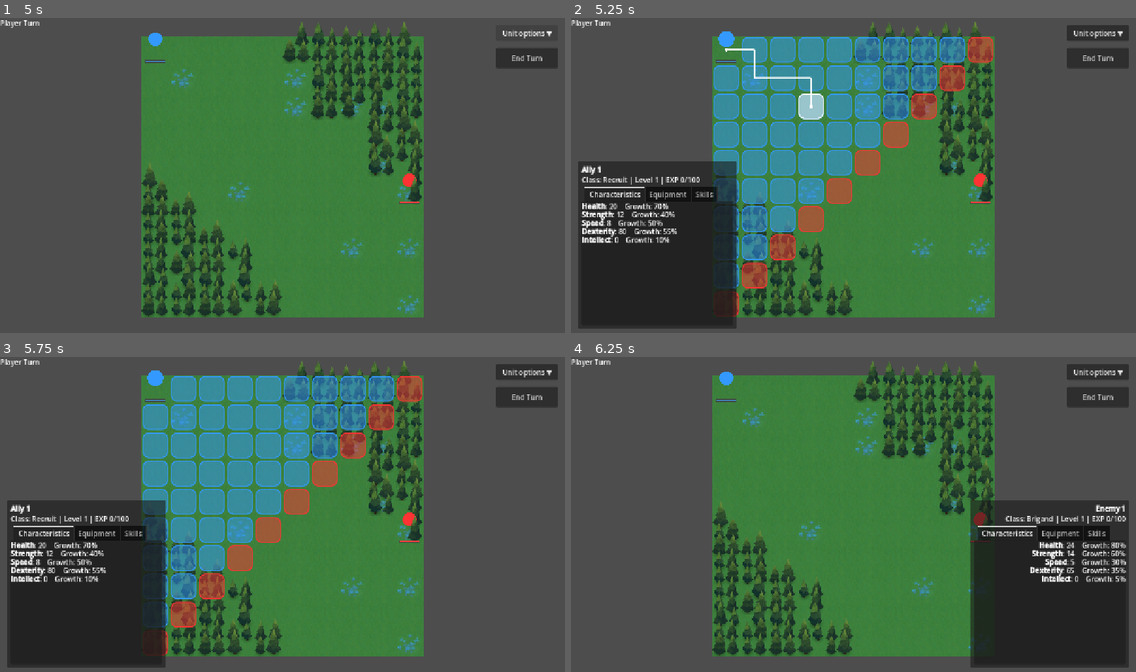
Above: before the commit, frames 1-4 (two rows, left to right).
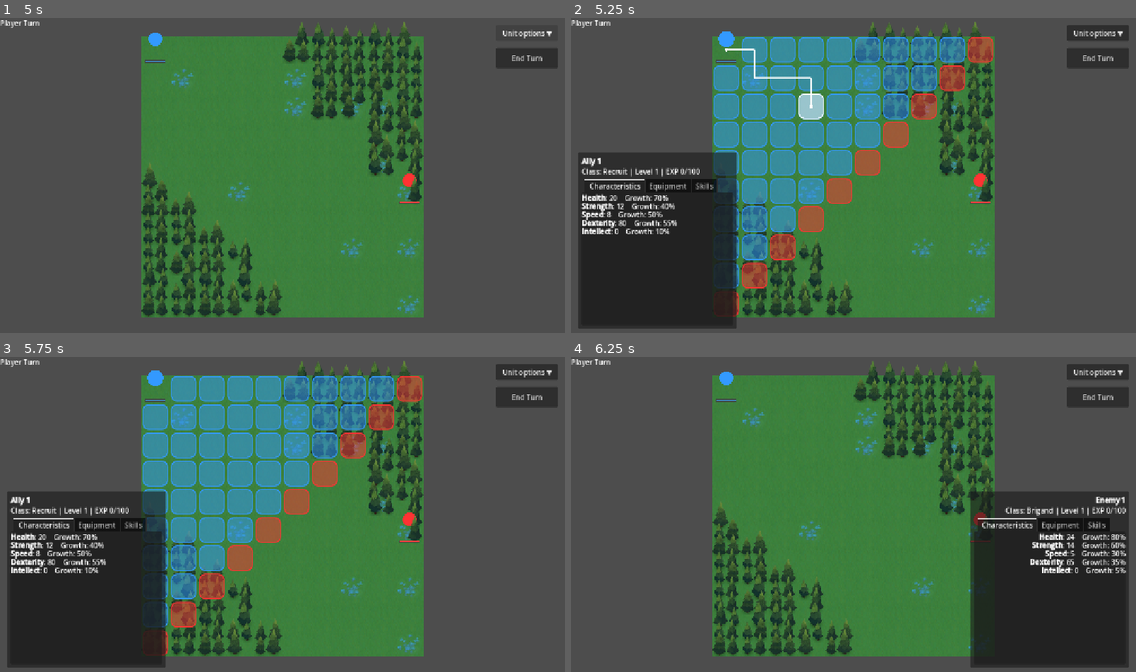
Above: after the commit, the same moments.

Repository: Baptisteberard/srpg
Game: Godot game, scene res://main.tscn
The game is run twice, just before and just after one commit, with the same random seed, the same clock (stepped at 60 frames per second) and the same inputs.
Inputs (mouse positions are in pixels of both pictures, inside the frame that each line leads up to):
- Up to frame 1 (5 s): click "Map 1" at 0.5 s; click "End Turn" at 1.25 s; click "End Turn" at 2 s; click "End Turn" at 2.75 s; click "Unit options ▼" at 3.5 s; click "Unit options ▲" at 4.25 s
- Up to frame 2 (5.25 s): drag from (729, 49) to (977, 191) at 5.02 s
- Up to frame 3 (5.75 s): no input
- Up to frame 4 (6.25 s): drag from (977, 530) to (729, 388) at 5.77 s

Frame 1 is identical in both runs. In frame 2, 3.3% of the frame differs, in the area x 1-30%, y 42-72%; in frame 3, 3.3%; in frame 4, 3.0%.

Commit message:
feat: add terrain evasion criticals and healing

Diff:
--- a/battle/battle_runtime.gd
+++ b/battle/battle_runtime.gd
@@ -3,6 +3,7 @@
 
 const UnitDefinitionScript = preload("res://units/unit_definition.gd")
 const EquipmentCatalogScript = preload("res://equipment/equipment_catalog.gd")
+const SkillCatalogScript = preload("res://skills/skill_catalog.gd")
 
 @export var player_unit_count: int = 1
 @export var enemy_unit_count: int = 1
@@ -85,6 +86,7 @@
 		0:
 			definition.equipped_weapon = EquipmentCatalogScript.BASIC_SWORD
 			definition.equipped_armor = EquipmentCatalogScript.MAIL_HAUBERK
+			definition.active_skills = [SkillCatalogScript.HEAL]
 		1:
 			definition.equipped_weapon = EquipmentCatalogScript.LONGBOW
 			definition.equipped_armor = EquipmentCatalogScript.BRIGANDINE
--- a/battle/combat_resolver.gd
+++ b/battle/combat_resolver.gd
@@ -14,6 +14,8 @@
 		"attacker_strikes_first": true,
 		"attacker_hp_after": 0,
 		"defender_hp_after": 0,
+		"attacker_hit": 0,
+		"attacker_crit": 0,
 	}
 	if attacker == null or defender == null:
 		return result
@@ -27,6 +29,8 @@
 	var defender_can: bool = _can_attack_from_cell(defender, defender.cell, attacker_cell)
 	result["can_attack"] = attacker_can
 	result["defender_can_counter"] = defender_can
+	result["attacker_hit"] = attacker.get_hit_chance_against(defender)
+	result["attacker_crit"] = attacker.get_critical_chance_against(defender)
 	if not attacker_can:
 		return result
 
@@ -90,9 +94,12 @@
 	if not is_instance_valid(attacker) or not is_instance_valid(defender):
 		return
 
-	var random_roll: int = rng.randi_range(1, 100) if rng != null else 1
-	if random_roll <= attacker.get_hit_chance_against(defender):
-		defender.take_damage(attacker.get_physical_damage_against(defender))
+	var hit_roll: int = rng.randi_range(1, 100) if rng != null else 1
+	if hit_roll <= attacker.get_hit_chance_against(defender):
+		var critical_roll: int = rng.randi_range(1, 100) if rng != null else 100
+		var is_critical := critical_roll <= attacker.get_critical_chance_against(defender)
+		var damage: int = attacker.get_physical_damage_against(defender, is_critical)
+		defender.take_damage(damage)
 		if not defender.is_alive():
 			unit_defeated.emit(defender, attacker)
 	combat_state_changed.emit()
--- a/board.gd
+++ b/board.gd
@@ -1,6 +1,8 @@
 # Board.gd (TileMapLayer version)
 extends TileMapLayer
 class_name Board
+
+const FOREST_AVOID: int = 20
 
 signal cell_clicked(cell: Vector2i)
 
@@ -40,6 +42,30 @@
 		return true
 	return bool(td.get_custom_data("blocked"))
 
+func is_forest(cell: Vector2i) -> bool:
+	if _cell_uses_tree_atlas(self, cell):
+		return true
+	var map_root := get_parent()
+	if map_root == null:
+		return false
+	for candidate in map_root.find_children("*", "TileMapLayer", true, false):
+		var layer := candidate as TileMapLayer
+		if layer != null and layer != self and _cell_uses_tree_atlas(layer, cell):
+			return true
+	return false
+
+func _cell_uses_tree_atlas(layer: TileMapLayer, cell: Vector2i) -> bool:
+	var source_id: int = layer.get_cell_source_id(cell)
+	if source_id < 0 or layer.tile_set == null or not layer.tile_set.has_source(source_id):
+		return false
+	var atlas := layer.tile_set.get_source(source_id) as TileSetAtlasSource
+	if atlas == null or atlas.texture == null:
+		return false
+	return atlas.texture.resource_path.get_file().to_lower().contains("tree")
+
+func get_terrain_avoid(cell: Vector2i) -> int:
+	return FOREST_AVOID if is_forest(cell) else 0
+
 func _unhandled_input(event: InputEvent) -> void:
 	if event is InputEventMouseButton \
 	and event.button_index == MOUSE_BUTTON_LEFT \
--- a/equipment/weapon_definition.gd
+++ b/equipment/weapon_definition.gd
@@ -6,6 +6,9 @@
 @export_multiline var description: String = ""
 @export_range(0, 99, 1) var damage: int = 0
 @export_range(0, 99, 1) var weight: int = 0
+@export_range(0, 100, 1) var base_hit: int = 90
+@export_range(0, 100, 1) var base_crit: int = 5
+@export_range(0, 99, 1) var healing_bonus: int = 0
 @export_range(1, 10, 1) var minimum_range: int = 1
 @export_range(1, 10, 1) var maximum_range: int = 1
 
--- a/equipment/weapons/basic_axe.tres
+++ b/equipment/weapons/basic_axe.tres
@@ -9,5 +9,7 @@
 description = "A practical single-handed battle axe."
 damage = 7
 weight = 7
+base_hit = 75
+base_crit = 0
 minimum_range = 1
 maximum_range = 1
--- a/equipment/weapons/basic_spear.tres
+++ b/equipment/weapons/basic_spear.tres
@@ -9,5 +9,7 @@
 description = "A common thrusting spear with useful reach."
 damage = 6
 weight = 5
+base_hit = 85
+base_crit = 5
 minimum_range = 1
 maximum_range = 2
--- a/equipment/weapons/basic_sword.tres
+++ b/equipment/weapons/basic_sword.tres
@@ -9,5 +9,7 @@
 description = "A simple one-handed arming sword."
 damage = 5
 weight = 4
+base_hit = 90
+base_crit = 5
 minimum_range = 1
 maximum_range = 1
--- a/equipment/weapons/dagger.tres
+++ b/equipment/weapons/dagger.tres
@@ -9,5 +9,7 @@
 description = "A light close-combat blade."
 damage = 3
 weight = 1
+base_hit = 95
+base_crit = 10
 minimum_range = 1
 maximum_range = 1
--- a/equipment/weapons/longbow.tres
+++ b/equipment/weapons/longbow.tres
@@ -9,5 +9,7 @@
 description = "A powerful bow intended for ranged attacks."
 damage = 5
 weight = 4
+base_hit = 85
+base_crit = 5
 minimum_range = 2
 maximum_range = 3
--- a/equipment/weapons/mace.tres
+++ b/equipment/weapons/mace.tres
@@ -9,5 +9,7 @@
 description = "A compact metal-headed striking weapon."
 damage = 6
 weight = 6
+base_hit = 80
+base_crit = 0
 minimum_range = 1
 maximum_range = 1
--- a/equipment/weapons/war_hammer.tres
+++ b/equipment/weapons/war_hammer.tres
@@ -9,5 +9,7 @@
 description = "A military hammer designed for concentrated impact."
 damage = 8
 weight = 8
+base_hit = 70
+base_crit = 0
 minimum_range = 1
 maximum_range = 1
--- /dev/null
+++ b/skills/heal.tres
@@ -0,0 +1,13 @@
+[gd_resource type="Resource" script_class="SkillDefinition" load_steps=2 format=3]
+
+[ext_resource type="Script" path="res://skills/skill_definition.gd" id="1_skill"]
+
+[resource]
+script = ExtResource("1_skill")
+display_name = "Heal"
+description = "Restore the user's own HP. Cannot miss or critically heal."
+effect_type = 0
+target_type = 0
+healing_power = 5
+cannot_miss = true
+cannot_crit = true
--- /dev/null
+++ b/skills/skill_catalog.gd
@@ -0,0 +1,4 @@
+extends RefCounted
+class_name SkillCatalog
+
+const HEAL: SkillDefinition = preload("res://skills/heal.tres")
--- /dev/null
+++ b/skills/skill_definition.gd
@@ -0,0 +1,16 @@
+extends Resource
+class_name SkillDefinition
+
+enum EffectType { HEAL }
+enum TargetType { SELF }
+
+@export var display_name: String = "Skill"
+@export_multiline var description: String = ""
+@export var effect_type: EffectType = EffectType.HEAL
+@export var target_type: TargetType = TargetType.SELF
+@export_range(0, 99, 1) var healing_power: int = 0
+@export var cannot_miss: bool = true
+@export var cannot_crit: bool = true
+
+func is_healing_skill() -> bool:
+	return effect_type == EffectType.HEAL
--- a/tests/run_tests.gd
+++ b/tests/run_tests.gd
@@ -51,6 +51,7 @@
 	var characteristics_label := battle.find_child("CharacteristicsLabel", true, false) as RichTextLabel
 	var equipment_label := battle.find_child("EquipmentLabel", true, false) as RichTextLabel
 	var skills_label := battle.find_child("SkillsLabel", true, false) as RichTextLabel
+	var skill_action_button := battle.find_child("SkillActionButton", true, false) as Button
 	var progression_panel := battle.find_child("ProgressionPanel", true, false) as PanelContainer
 	var progression_label := battle.find_child("ProgressionLabel", true, false) as RichTextLabel
 	var settings_toggle := battle.find_child("UnitVisualSettingsToggle", true, false) as Button
@@ -117,6 +118,59 @@
 			and equipment_label.text.contains(focused_unit.equipped_armor.display_name) \
 			and not skills_label.text.is_empty()
 	_expect(unit_tabs_work, "%s shows one unit window with three information tabs" % scene_path)
+	if scene_path == "res://game.tscn" and manager != null and board != null:
+		var forest_cell := Vector2i(9999, 9999)
+		var open_cell := Vector2i(9999, 9999)
+		for board_cell in board.get_used_cells():
+			if board.is_forest(board_cell) and forest_cell.x == 9999:
+				forest_cell = board_cell
+			elif not board.is_forest(board_cell) and open_cell.x == 9999:
+				open_cell = board_cell
+		var terrain_unit: Unit = manager.player_units[0]
+		var original_cell := terrain_unit.cell
+		terrain_unit.cell = open_cell
+		var open_evasion := terrain_unit.get_evasion()
+		terrain_unit.cell = forest_cell
+		var forest_evasion := terrain_unit.get_evasion()
+		terrain_unit.cell = original_cell
+		var terrain_attacker := Unit.new()
+		var terrain_defender := Unit.new()
+		terrain_attacker.set_stats(20, 5, 5, 10, 0, 0)
+		terrain_attacker.equip_weapon(EquipmentCatalog.BASIC_AXE)
+		terrain_defender.set_stats(20, 5, 5, 0, 0, 0)
+		terrain_defender.combat_board = board
+		terrain_defender.cell = open_cell
+		var open_hit := terrain_attacker.get_hit_chance_against(terrain_defender)
+		terrain_defender.cell = forest_cell
+		var forest_hit := terrain_attacker.get_hit_chance_against(terrain_defender)
+		_expect(
+			forest_cell.x != 9999 and open_cell.x != 9999 \
+				and board.get_terrain_avoid(forest_cell) == Board.FOREST_AVOID \
+				and forest_evasion == open_evasion + Board.FOREST_AVOID \
+				and forest_hit == open_hit - Board.FOREST_AVOID,
+			"Map 1 forest tiles grant +%d Evasion" % Board.FOREST_AVOID
+		)
+		terrain_attacker.free()
+		terrain_defender.free()
+
+	var self_heal_works := false
+	if manager != null and hud != null and unit_info_tabs != null and skill_action_button != null \
+	and not manager.player_units.is_empty():
+		var healer: Unit = manager.player_units[0]
+		healer.take_damage(8)
+		var hp_before_heal := healer.current_hp
+		manager._select_unit(healer)
+		hud.focus_unit(healer)
+		unit_info_tabs.current_tab = 2
+		await process_frame
+		var expected_healing := healer.get_healing_amount(SkillCatalog.HEAL)
+		skill_action_button.pressed.emit()
+		await process_frame
+		self_heal_works = healer.has_active_skill(SkillCatalog.HEAL) \
+			and skill_action_button.visible \
+			and healer.current_hp == mini(healer.health, hp_before_heal + expected_healing) \
+			and healer.has_acted
+	_expect(self_heal_works, "%s lets the primary player use Heal on self and spend the action" % scene_path)
 	var progression_ui_works := false
 	if hud != null \
 	and manager != null \
@@ -340,9 +394,35 @@
 	_expect(
 		attacker.get_physical_damage() == 15 \
 		and defender.get_armor_value() == 10 \
-		and attacker.get_physical_damage_against(defender) == 5,
+		and attacker.get_physical_damage_against(defender) == 5 \
+		and attacker.get_physical_damage_against(defender, true) == 10,
 		"Weapon damage adds to Strength and Armor reduces final damage"
 	)
+	var accuracy_target := Unit.new()
+	accuracy_target.set_stats(20, 5, 5, 0, 0, 0)
+	attacker.set_stats(20, 10, 10, 40, 3, 0)
+	attacker.equip_weapon(EquipmentCatalog.DAGGER)
+	attacker.flat_hit_modifier = -5
+	attacker.flat_crit_modifier = 3
+	accuracy_target.flat_evasion_modifier = 2
+	_expect(
+		attacker.get_accuracy() == 130 \
+		and attacker.get_hit_chance_against(accuracy_target) == 95 \
+		and attacker.get_critical_chance_against(accuracy_target) == 16,
+		"Accuracy and critical chance use weapon bases, Dexterity, target Evasion, and their clamps"
+	)
+	attacker.current_hp = 10
+	_expect(
+		attacker.get_healing_amount(SkillCatalog.HEAL) == 8 \
+		and attacker.heal(attacker.get_healing_amount(SkillCatalog.HEAL)) == 8 \
+		and attacker.current_hp == 18,
+		"Heal restores Intellect plus Skill Healing Power without exceeding maximum HP"
+	)
+	accuracy_target.free()
+	attacker.set_stats(20, 10, 10, 80, 0, 0)
+	attacker.flat_hit_modifier = 0
+	attacker.flat_crit_modifier = 0
+	attacker.equip_weapon(EquipmentCatalog.BASIC_SWORD)
 	attacker.faction = Unit.Faction.PLAYER
 	defender.faction = Unit.Faction.ENEMY
 	attacker.cell = Vector2i.ZERO
--- a/turn_manager.gd
+++ b/turn_manager.gd
@@ -81,6 +81,8 @@
 	if hud == null or hud.get_script() != BattleHudScript:
 		push_error("TurnManager: hud_path is not set to the shared BattleHud node.")
 		return
+	if not hud.skill_requested.is_connected(_on_skill_requested):
+		hud.skill_requested.connect(_on_skill_requested)
 	highlight = get_node_or_null(highlight_path) as HighlightMap
 	if highlight != null:
 		highlight.configure_from_board(board)
@@ -201,6 +203,7 @@
 		elif board_parent is Node2D and (board_parent as Node2D).y_sort_enabled:
 			world_parent = board_parent
 	world_parent.add_child(u)
+	u.combat_board = board
 	u.set_cell(cell, board.cell_to_world(cell))
 	occ[cell] = u
 
@@ -586,6 +589,21 @@
 func _resolve_attack(attacker: Unit, defender: Unit) -> void:
 	await combat_resolver.resolve(attacker, defender)
 
+func _on_skill_requested(unit: Unit, skill: SkillDefinition) -> void:
+	if phase != Phase.PLAYER or _is_busy():
+		return
+	if unit == null or not is_instance_valid(unit) or unit != selected:
+		return
+	if unit.has_acted or not unit.is_alive() or not unit.has_active_skill(skill):
+		return
+	if skill == null or not skill.is_healing_skill() or unit.current_hp >= unit.health:
+		return
+	action_state = ActionState.COMBAT
+	unit.heal(unit.get_healing_amount(skill))
+	_finish_selected_action()
+	_refresh_stats_panel()
+	action_state = ActionState.IDLE
+
 func _remove_unit(u: Unit, victor: Unit = null) -> void:
 	if u == null:
 		return
--- a/ui/battle_hud.gd
+++ b/ui/battle_hud.gd
@@ -4,6 +4,7 @@
 signal damage_preview_changed(damage_by_unit: Dictionary)
 signal unit_visual_settings_changed(size_multiplier: float, vertical_offset: float)
 signal unit_animation_settings_changed(animation_speed_multiplier: float, movement_speed_multiplier: float)
+signal skill_requested(unit: Unit, skill: SkillDefinition)
 
 const MIN_UNIT_SIZE_MULTIPLIER: float = 0.5
 const MAX_UNIT_SIZE_MULTIPLIER: float = 2.0
@@ -29,6 +30,7 @@
 var equipment_label: RichTextLabel
 var skills_scroll: ScrollContainer
 var skills_label: RichTextLabel
+var skill_action_button: Button
 var progression_panel: PanelContainer
 var progression_label: RichTextLabel
 var progression_timer: Timer
@@ -386,6 +388,7 @@
 		stats_label.text = ""
 		equipment_label.text = ""
 		skills_label.text = ""
+		_refresh_skill_action_button(null)
 		return
 
 	stats_panel.visible = true
@@ -439,6 +442,12 @@
 	var skills_tab := _create_unit_info_tab("Skills", "SkillsLabel")
 	skills_scroll = skills_tab["scroll"] as ScrollContainer
 	skills_label = skills_tab["label"] as RichTextLabel
+	skill_action_button = Button.new()
+	skill_action_button.name = "SkillActionButton"
+	skill_action_button.visible = false
+	skill_action_button.pressed.connect(_on_skill_action_pressed)
+	unit_info_layout.add_child(skill_action_button)
+	stats_tabs.tab_changed.connect(_on_unit_info_tab_changed)
 	stats_tabs.current_tab = 0
 
 
@@ -569,6 +578,7 @@
 	stats_label.text = _build_characteristics_text(unit)
 	equipment_label.text = _build_equipment_text(unit)
 	skills_label.text = _build_skills_text(unit)
+	_refresh_skill_action_button(unit)
 
 
 func _strip_bbcode_tags(text_value: String) -> String:
@@ -596,13 +606,15 @@
 func _build_equipment_text(unit: Unit) -> String:
 	var weapon_text := "None"
 	if unit.equipped_weapon != null:
-		weapon_text = "%s (%s)\nDamage: +%d | Weight: %d | Range: %d–%d" % [
+		weapon_text = "%s (%s)\nDamage: +%d | Weight: %d | Range: %d–%d\nBase Hit: %d%% | Base Crit: %d%%" % [
 			unit.equipped_weapon.display_name,
 			str(unit.equipped_weapon.weapon_type),
 			unit.equipped_weapon.damage,
 			unit.equipped_weapon.weight,
 			unit.minimum_attack_range,
 			unit.attack_range,
+			unit.equipped_weapon.base_hit,
+			unit.equipped_weapon.base_crit,
 		]
 
 	var armor_text := "None"
@@ -627,9 +639,48 @@
 	var attack_name := "Unarmed Attack"
 	if unit.equipped_weapon != null:
 		attack_name = "%s Attack" % str(unit.equipped_weapon.weapon_type)
-	return "[b]Weapon Attack[/b]\n%s\nPhysical Power: %d (Strength %d + Weapon %d)\n\n[b]Active Skills[/b]\nNone\n\n[b]Passive Skills[/b]\nNone" % [
+	var active_lines: Array[String] = []
+	for skill in unit.active_skills:
+		if skill != null and skill.is_healing_skill():
+			active_lines.append("%s: Heal self for %d HP (cannot miss or crit)" % [
+				skill.display_name,
+				unit.get_healing_amount(skill),
+			])
+	var active_text := "None" if active_lines.is_empty() else "\n".join(active_lines)
+	return "[b]Weapon Attack[/b]\n%s\nPhysical Power: %d (Strength %d + Weapon %d)\nAccuracy: %d | Base Crit: %d%%\n\n[b]Active Skills[/b]\n%s\n\n[b]Passive Skills[/b]\nNone" % [
 		attack_name,
 		unit.get_physical_damage(),
 		unit.strength,
 		unit.get_weapon_damage(),
+		unit.get_accuracy(),
+		unit.get_weapon_base_crit(),
+		active_text,
 	]
+
+func _on_unit_info_tab_changed(_tab: int) -> void:
+	_refresh_skill_action_button(focused_unit)
+
+func _refresh_skill_action_button(unit: Unit) -> void:
+	if skill_action_button == null:
+		return
+	var heal_skill: SkillDefinition = null
+	if unit != null and is_instance_valid(unit):
+		for skill in unit.active_skills:
+			if skill != null and skill.is_healing_skill():
+				heal_skill = skill
+				break
+	var on_skills_tab := stats_tabs != null and stats_tabs.current_tab == 2
+	var is_player := unit != null and is_instance_valid(unit) and unit.faction == Unit.Faction.PLAYER
+	skill_action_button.visible = on_skills_tab and heal_skill != null and is_player
+	if not skill_action_button.visible:
+		return
+	skill_action_button.text = "Use %s on self" % heal_skill.display_name
+	skill_action_button.disabled = unit.has_acted or unit.current_hp >= unit.health
+	skill_action_button.set_meta("skill", heal_skill)
+
+func _on_skill_action_pressed() -> void:
+	if focused_unit == null or not is_instance_valid(focused_unit):
+		return
+	var skill := skill_action_button.get_meta("skill", null) as SkillDefinition
+	if skill != null:
+		skill_requested.emit(focused_unit, skill)
--- a/unit.gd
+++ b/unit.gd
@@ -33,6 +33,8 @@
 @export_group("Equipment")
 @export var equipped_weapon: WeaponDefinition
 @export var equipped_armor: ArmorDefinition
+@export_group("Skills")
+@export var active_skills: Array[SkillDefinition] = []
 @export_group("Growth Rates")
 @export_range(0, 300, 1) var health_growth_rate: int = 60
 @export_range(0, 300, 1) var strength_growth_rate: int = 40
@@ -42,6 +44,9 @@
 @export_group("Combat")
 @export var minimum_attack_range: int = 1
 @export var attack_range: int = 1
+@export var flat_hit_modifier: int = 0
+@export var flat_crit_modifier: int = 0
+@export var flat_evasion_modifier: int = 0
 @export var attack_lunge_time: float = 0.08
 @export var attack_return_time: float = 0.12
 @export_range(0.05, 2.0, 0.01) var death_fade_time: float = 0.45
@@ -52,6 +57,7 @@
 
 var current_hp: int = -1
 var tile_size_px: Vector2 = Vector2(64.0, 64.0)
+var combat_board: Board
 
 func blocks_movement_for(mover_faction: Faction) -> bool:
 	# If mover is same faction => "ally"
@@ -138,8 +144,12 @@
 	move_range = maxi(0, definition.move_range)
 	minimum_attack_range = maxi(1, definition.minimum_attack_range)
 	attack_range = maxi(1, definition.attack_range)
+	flat_hit_modifier = definition.flat_hit_modifier
+	flat_crit_modifier = definition.flat_crit_modifier
+	flat_evasion_modifier = definition.flat_evasion_modifier
 	equip_weapon(definition.equipped_weapon)
 	equip_armor(definition.equipped_armor)
+	active_skills = definition.active_skills.duplicate()
 	blocks_allies = definition.blocks_allies
 	blocks_enemies = definition.blocks_enemies
 	attack_lunge_time = maxf(0.0, definition.attack_lunge_time)
@@ -307,22 +317,63 @@
 func get_battle_speed() -> int:
 	return maxi(0, speed - get_weight_penalty())
 
-func get_evasion() -> int:
-	# Terrain Avoid will be added when terrain combat bonuses are implemented.
-	return get_battle_speed()
+func get_terrain_avoid(at_cell: Vector2i = cell) -> int:
+	return 0 if combat_board == null else combat_board.get_terrain_avoid(at_cell)
+
+func get_evasion(at_cell: Vector2i = cell) -> int:
+	return maxi(0, get_battle_speed() + get_terrain_avoid(at_cell) + flat_evasion_modifier)
+
+func get_weapon_base_hit() -> int:
+	return 0 if equipped_weapon == null else equipped_weapon.base_hit
+
+func get_weapon_base_crit() -> int:
+	return 0 if equipped_weapon == null else equipped_weapon.base_crit
+
+func get_accuracy() -> int:
+	return get_weapon_base_hit() + dexterity + flat_hit_modifier
 
 func get_physical_damage() -> int:
 	return strength + get_weapon_damage()
 
-func get_physical_damage_against(target: Unit) -> int:
+func get_physical_damage_against(target: Unit, is_critical: bool = false) -> int:
 	if target == null:
 		return 0
-	return maxi(0, get_physical_damage() - target.get_armor_value())
+	var final_damage := maxi(0, get_physical_damage() - target.get_armor_value())
+	return final_damage * 2 if is_critical else final_damage
 
 func get_hit_chance_against(target: Unit) -> int:
 	if target == null:
 		return 0
-	return clampi(dexterity - target.get_evasion(), 0, 100)
+	return clampi(get_accuracy() - target.get_evasion(), 5, 95)
+
+func get_critical_chance_against(target: Unit) -> int:
+	if target == null:
+		return 0
+	return clampi(
+		get_weapon_base_crit() + dexterity / 4 + flat_crit_modifier - target.get_evasion(),
+		0,
+		100
+	)
+
+func get_healing_amount(skill: SkillDefinition) -> int:
+	if skill == null or not skill.is_healing_skill():
+		return 0
+	var weapon_bonus := 0 if equipped_weapon == null else maxi(0, equipped_weapon.healing_bonus)
+	return maxi(1, intellect + weapon_bonus + maxi(0, skill.healing_power))
+
+func heal(amount: int) -> int:
+	if amount <= 0 or not is_alive():
+		return 0
+	var restored: int = mini(amount, health - current_hp)
+	if restored <= 0:
+		return 0
+	current_hp += restored
+	queue_redraw()
+	health_changed.emit(self)
+	return restored
+
+func has_active_skill(skill: SkillDefinition) -> bool:
+	return skill != null and active_skills.has(skill)
 
 func take_damage(amount: int) -> int:
 	if amount <= 0 or not is_alive():
--- a/unit_stats.gd
+++ b/unit_stats.gd
@@ -23,6 +23,9 @@
 @export var equipped_weapon: WeaponDefinition
 @export var equipped_armor: ArmorDefinition
 
+@export_group("Skills")
+@export var active_skills: Array[SkillDefinition] = []
+
 @export_group("Growth Rates")
 @export_range(0, 300, 1) var health_growth_rate: int = 60
 @export_range(0, 300, 1) var strength_growth_rate: int = 40
@@ -38,6 +41,9 @@
 @export_group("Combat")
 @export var minimum_attack_range: int = 1
 @export var attack_range: int = 1
+@export var flat_hit_modifier: int = 0
+@export var flat_crit_modifier: int = 0
+@export var flat_evasion_modifier: int = 0
 @export var attack_lunge_time: float = 0.08
 @export var attack_return_time: float = 0.12
 
Not shown, added: skills/skill_catalog.gd.uid
Not shown, added: skills/skill_definition.gd.uid
Not shown, changed: ARCHITECTURE.md
Not shown, changed: GDD/IMPLEMENTATION_STATUS.md
